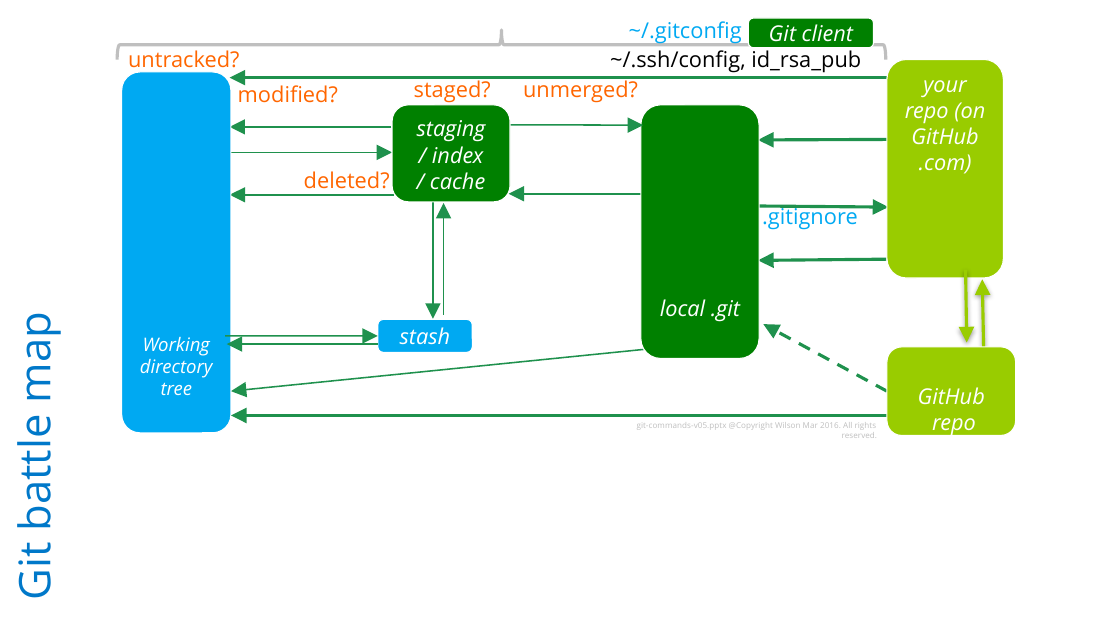
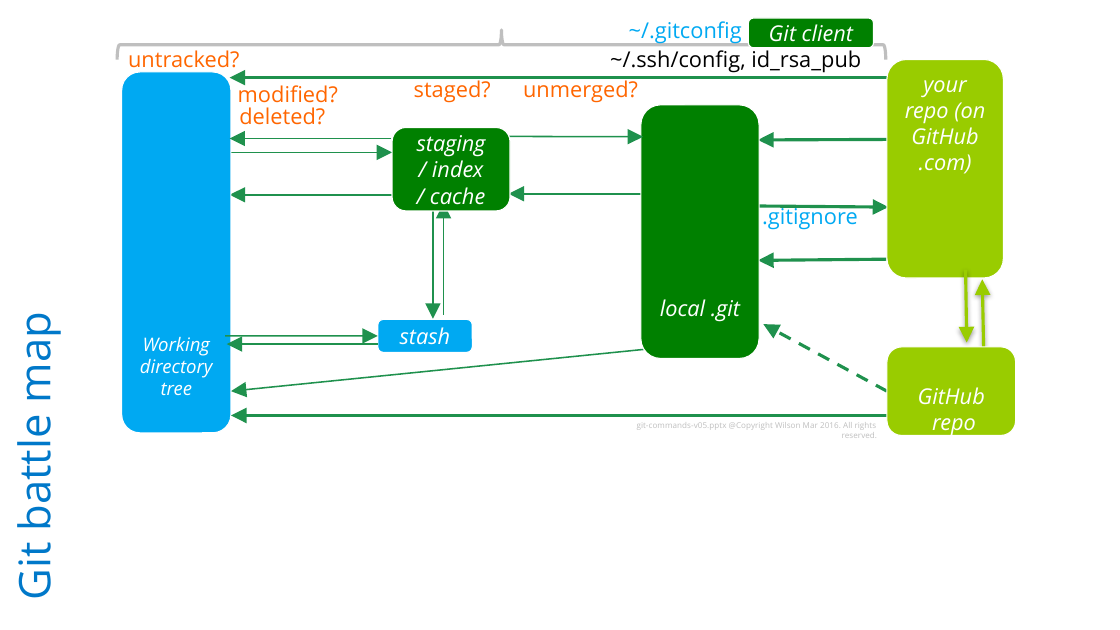
Before and after one commit to rkuma183/wilsonmar.github.io, a slide deck: slide 20 of fig/Git_with_Github_v80_2016.09.09a_wm.pptx (slide 19 before the commit). Drawn at 1120x630 pixels with LibreOffice and Linux fonts; fonts in the diff are those of the drawing. Boxes give left, top, right and bottom in pixels: in the first picture for what was removed or moved away, otherwise in the second. Text is boxed around its words. In the diff, an @@ line names an element or a change of style, - is before the commit and + after.

```diff
--- a/fig/Git_with_Github_v80_2016.09.09a_wm.pptx
+++ b/fig/Git_with_Github_v80_2016.09.09a_wm.pptx
@@ text "deleted?": place and size @@
-text "deleted?" at bbox=[304, 171, 390, 189]
+text "deleted?" at bbox=[239, 107, 325, 125]
@@ arrow moved from (391, 127) - (230, 127) to (391, 139) - (230, 139) @@
@@ rounded rectangle "staging / index": place and size @@
-rounded rectangle "staging / index" at bbox=[392, 105, 510, 203]
+rounded rectangle "staging / index" at bbox=[392, 128, 510, 212]
@@ rounded rectangle "staging / index" at bbox=[392, 128, 510, 212]: vertical alignment top to middle @@
@@ arrow moved from (487, 124) - (643, 125) to (487, 137) - (643, 137) @@
```
Also in this commit, not shown: 1 other slide changed, 1 slide added, 5 other files.
